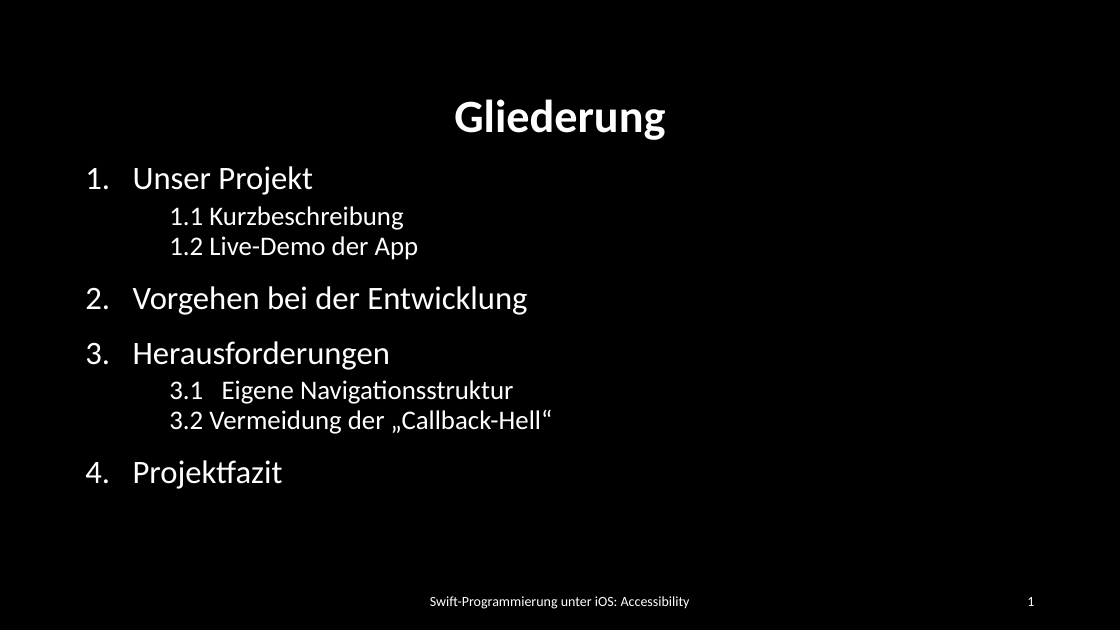
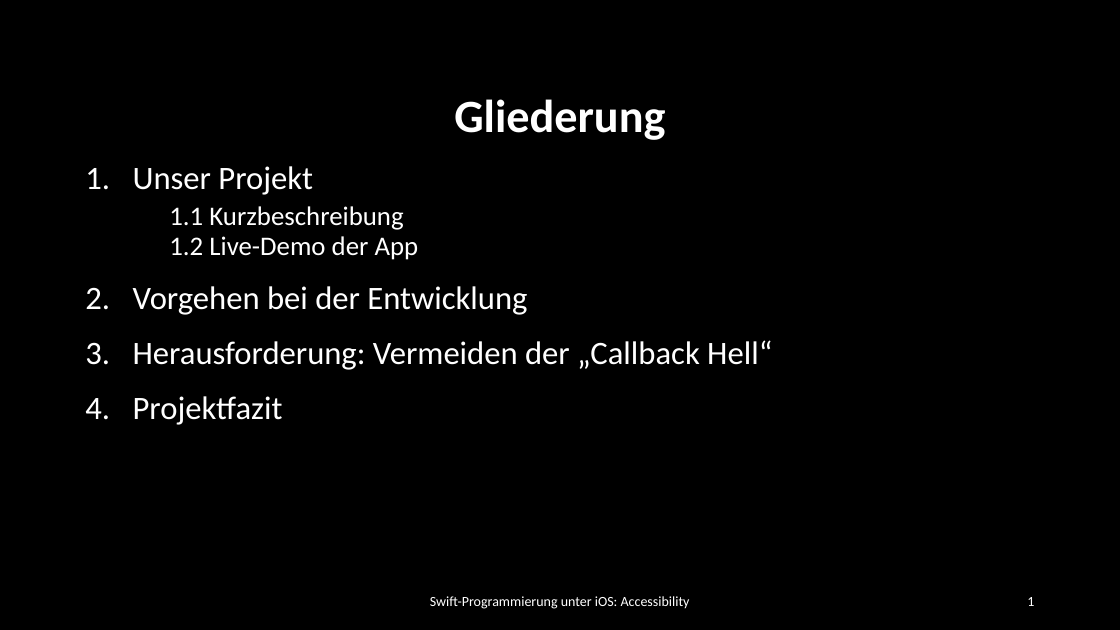
Before and after one commit to dspengler99/Quiz-With-Me, a slide deck: slide 2 of Präsentation/Quiz With Me.pptx. Drawn at 1120x630 pixels with LibreOffice and Linux fonts; fonts in the diff are those of the drawing; background and template pictures are left out. Boxes give left, top, right and bottom in pixels: in the first picture for what was removed or moved away, otherwise in the second. Text is boxed around its words. In the diff, an @@ line names an element or a change of style, - is before the commit and + after.

```diff
--- a/Präsentation/Quiz With Me.pptx
+++ b/Präsentation/Quiz With Me.pptx
@@ text at [133,340,772,370]: text changed; size 23 to 28 pt @@
-3. Herausforderungen
-   3.1 Eigene Navigationsstruktur
-   3.2 Vermeidung der „Callback-Hell“
+3. Herausforderung: Vermeiden der „Callback Hell“
```
Also in this commit, not shown: 4 other slides changed, 5 slides removed.
